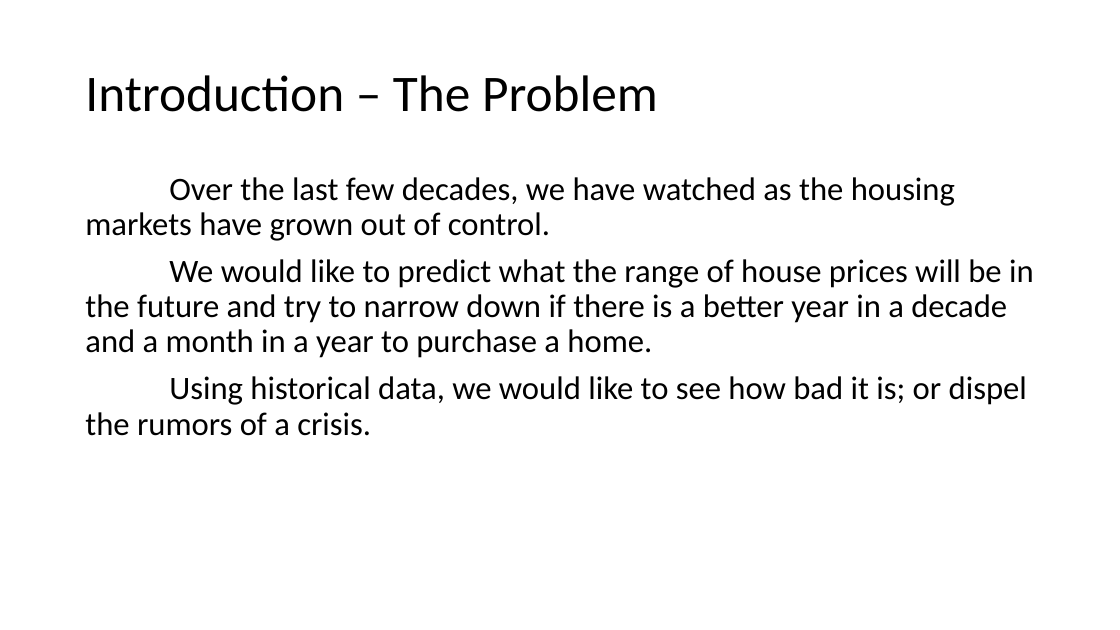
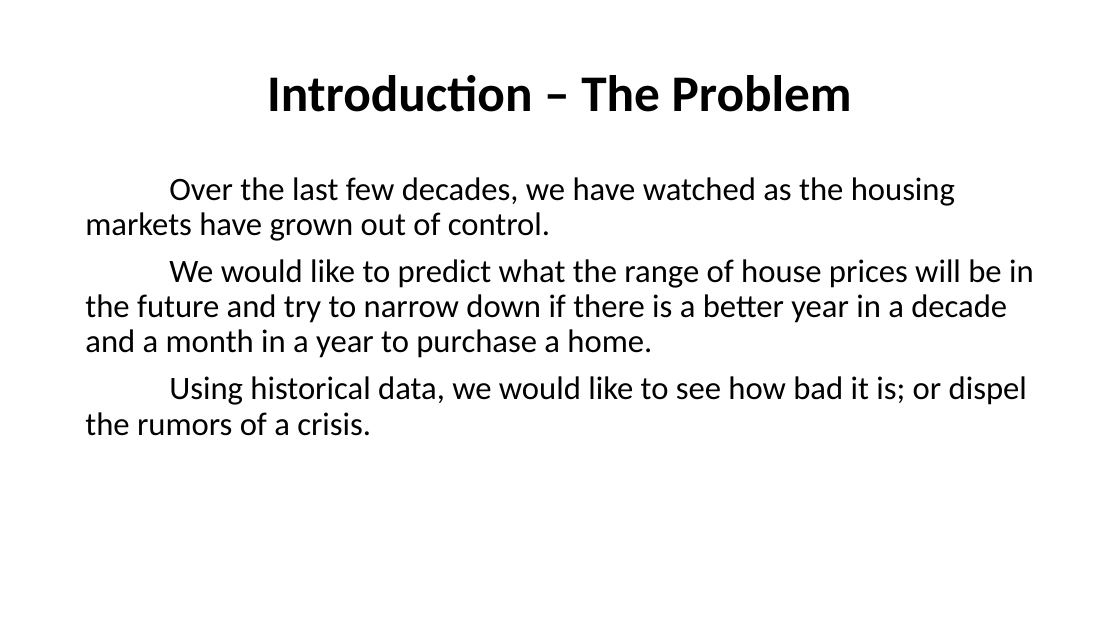
Before and after one commit to PMcTwist/Machine_Learn_Project, a slide deck: slide 3 of Presentation/Presentation_1.pptx. Drawn at 1120x630 pixels with LibreOffice and Linux fonts; fonts in the diff are those of the drawing. Boxes give left, top, right and bottom in pixels: in the first picture for what was removed or moved away, otherwise in the second. Text is boxed around its words. In the diff, an @@ line names an element or a change of style, - is before the commit and + after.

```diff
--- a/Presentation/Presentation_1.pptx
+++ b/Presentation/Presentation_1.pptx
@@ title "Introduction – The Problem" at [267,75,852,112]: bold on; alignment left to centre @@
```
Also in this commit, not shown: 2 other slides changed, 7 slides added, 1 slide removed.
